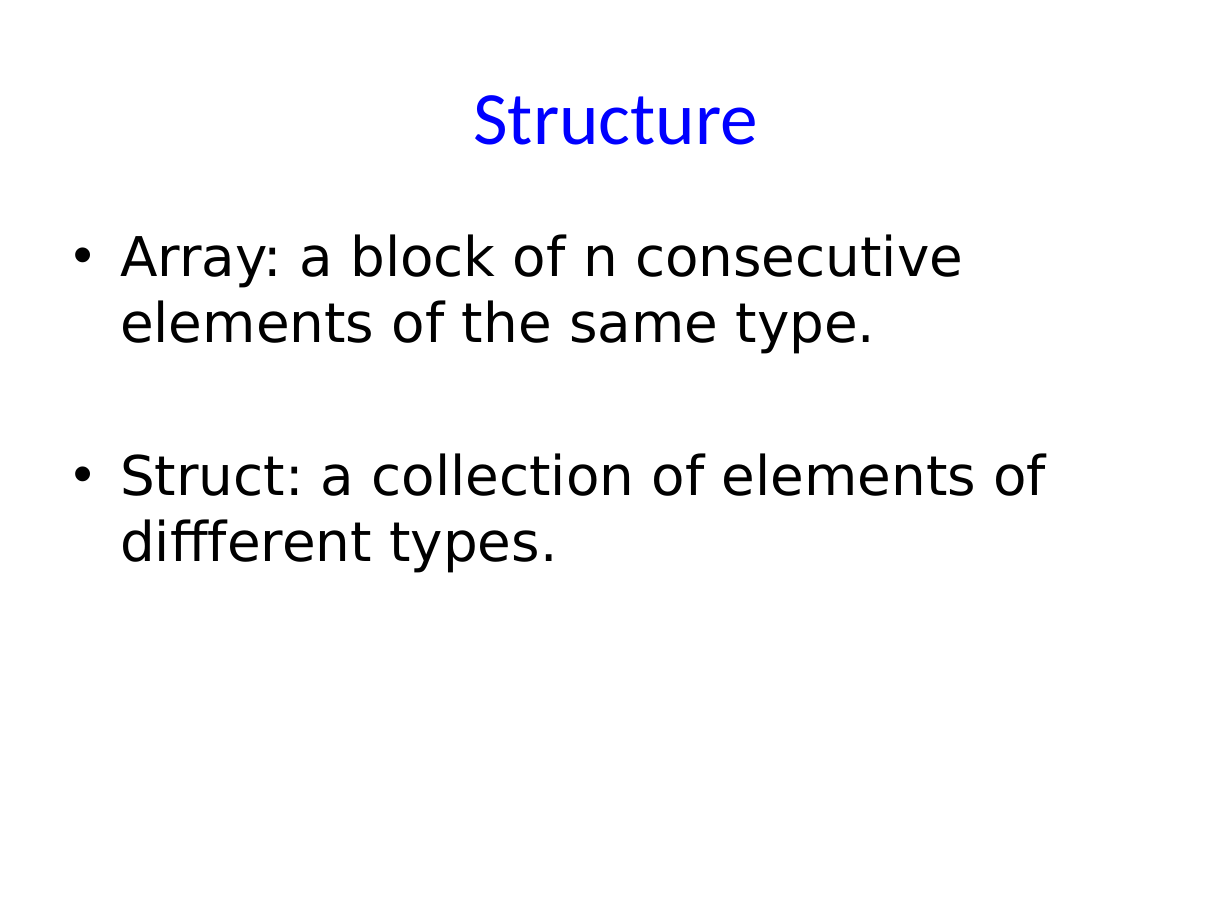
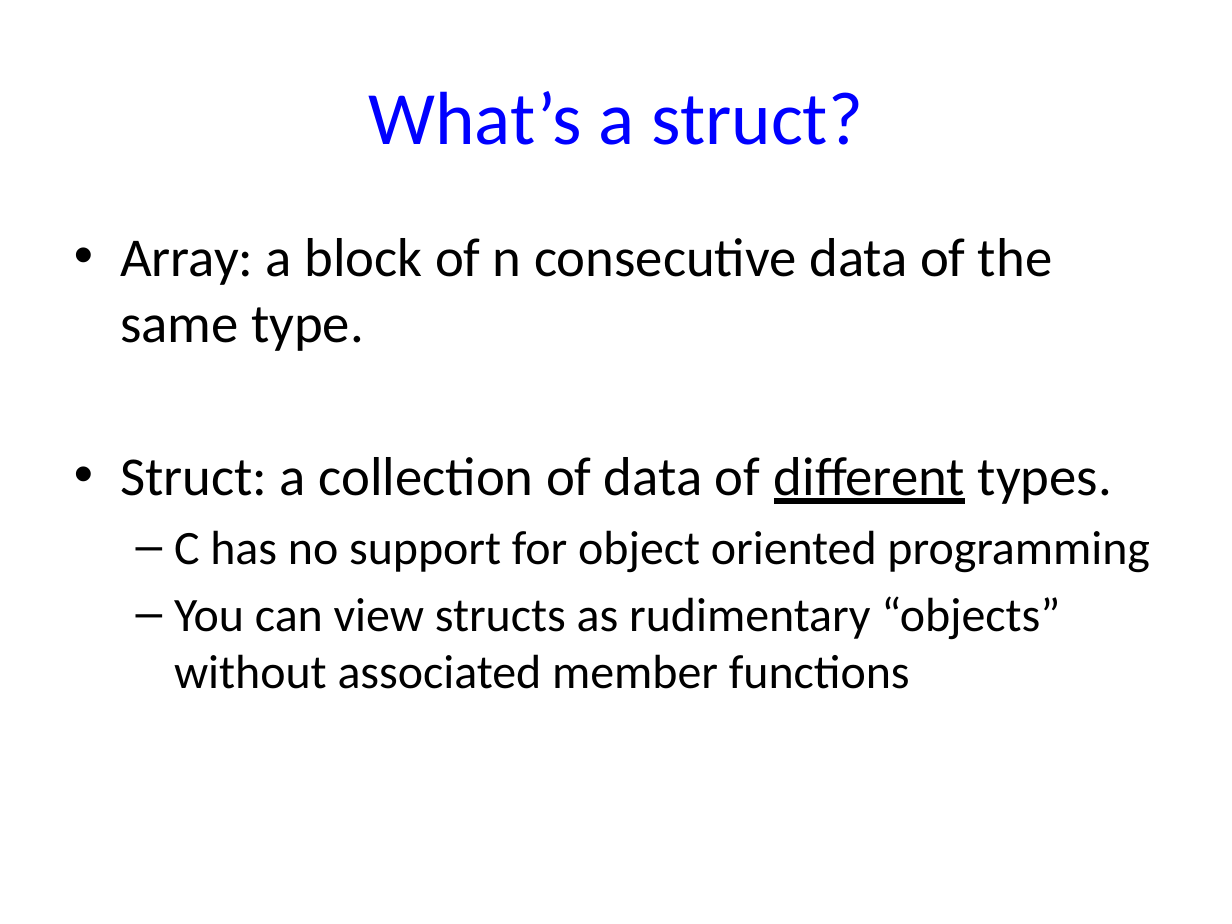
Before and after one commit to NYU-CSO/nyu-cso.github.io, a slide deck: slide 4 of notes/06-struct-malloc.pptx (slide 2 before the commit). Drawn at 1232x924 pixels with LibreOffice and Linux fonts; fonts in the diff are those of the drawing. Boxes give left, top, right and bottom in pixels: in the first picture for what was removed or moved away, otherwise in the second. Text is boxed around its words. In the diff, an @@ line names an element or a change of style, - is before the commit and + after.

```diff
--- a/notes/06-struct-malloc.pptx
+++ b/notes/06-struct-malloc.pptx
@@ title at (x1=368, y1=91, x2=863, y2=145): text changed @@
-Structure
+What’s a struct?
@@ text at (x1=120, y1=238, x2=1150, y2=689): text changed; size 32 to 28 pt; font DejaVu Sans to Calibri @@
-• Array: a block of n consecutive elements of the same type.
-• Struct: a collection of elements of diffferent types.
+• Array: a block of n consecutive data of the same type.
+• Struct: a collection of data of different types.
+  – C has no support for object oriented programming
+  – You can view structs as rudimentary “objects” without associated member functions
```
Also in this commit, not shown: 13 other slides changed, 7 slides added, 6 slides removed, 1 other file.
